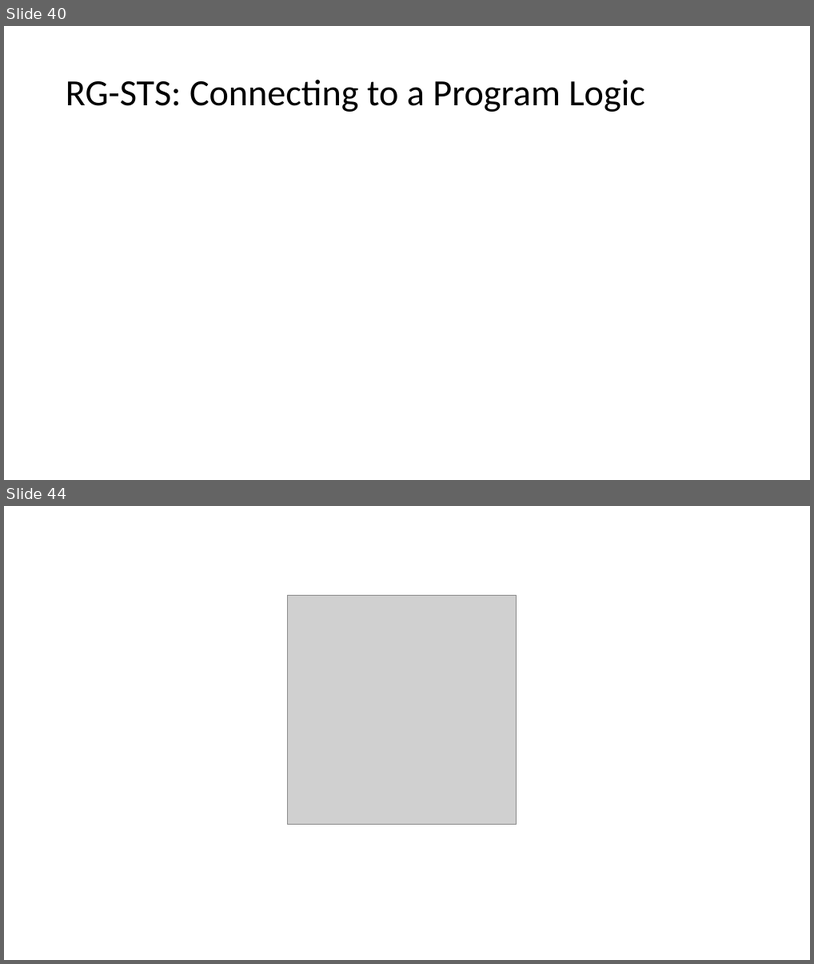
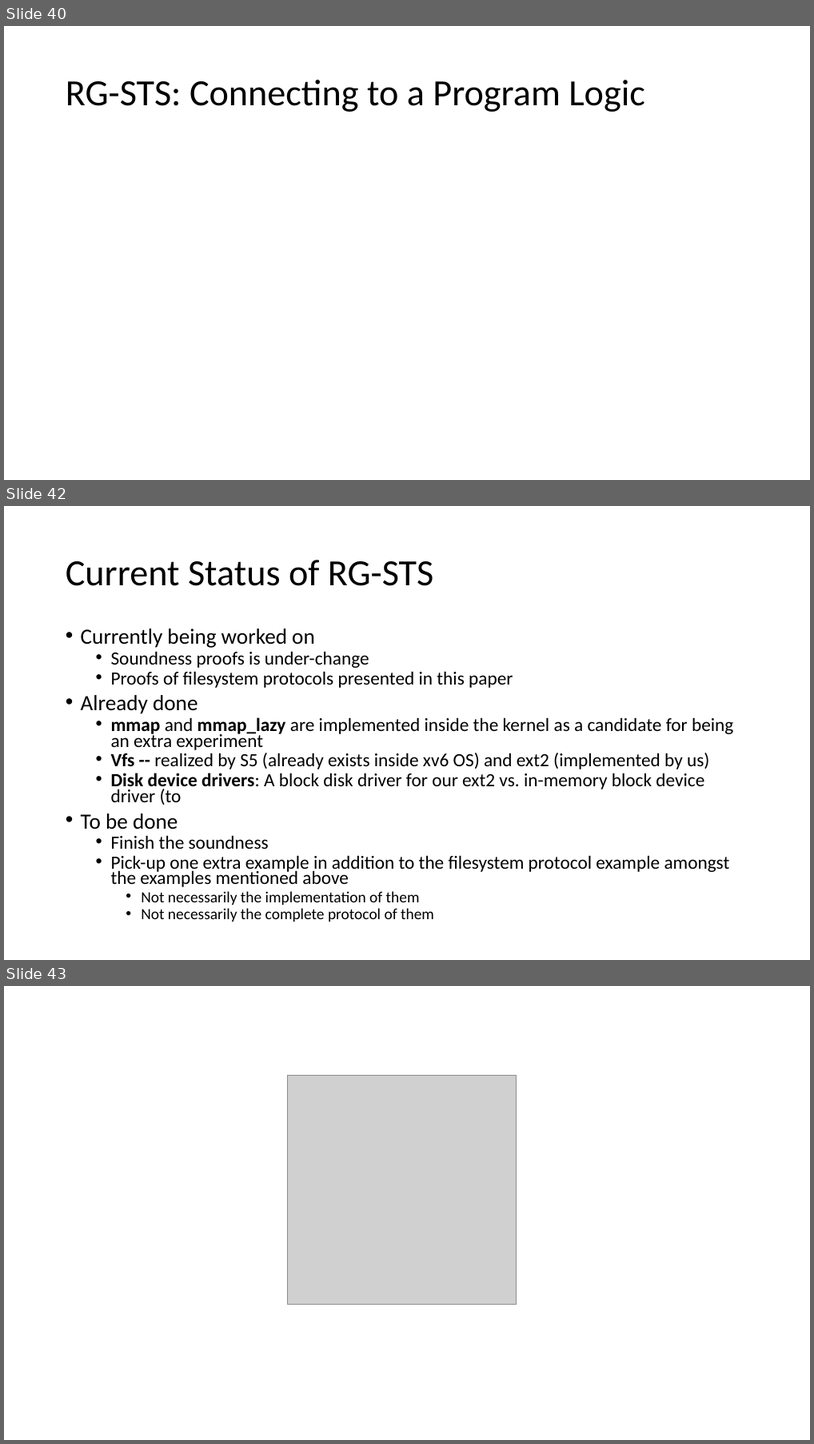
Before and after one commit to Contingent-Systems/modal_abstractions_presentations, a slide deck: thesis_proposal/proposal.pptx. Shown one above the other, each under a label of ours: slides 40 and 44 before the commit, slides 40, 42 and 43 after it; the slides between them are not shown. The pictures are 814x964 and 814x1444 pixels, drawn with LibreOffice and Linux fonts; fonts in the diff are those of the drawing; grey boxes stand for pictures. Boxes give left, top, right and bottom in pixels: in the first picture for what was removed or moved away, otherwise in the second. Text is boxed around its words. In the diff, an @@ line names an element or a change of style, - is before the commit and + after.

```diff
--- a/thesis_proposal/proposal.pptx
+++ b/thesis_proposal/proposal.pptx
@@ slide 42 added at (4,506,810,960), background #FFFFFF @@
@@ title added at (66,560,434,586), 44 pt, text #000000 @@
+Current Status of RG-STS
@@ text added at (81,628,734,921), 22.2 pt, text #000000 @@
+• Currently being worked on
+  • Soundness proofs is under-change
+  • Proofs of filesystem protocols presented in this paper
+• Already done
+  • mmap and mmap_lazy are implemented inside the kernel as a candidate for being an extra experiment
+  • Vfs -- realized by S5 (already exists inside xv6 OS) and ext2 (implemented by us)
+  • Disk device drivers: A block disk driver for our ext2 vs. in-memory block device driver (to
+• To be done
+  • Finish the soundness
+  • Pick-up one extra example in addition to the filesystem protocol example amongst the examples mentioned above
+    • Not necessarily the implementation of them
+    • Not necessarily the complete protocol of them
@@ what was slide 44 is now slide 43 @@
```
Also in this commit, not shown: 6 slides changed, 2 slides removed.
